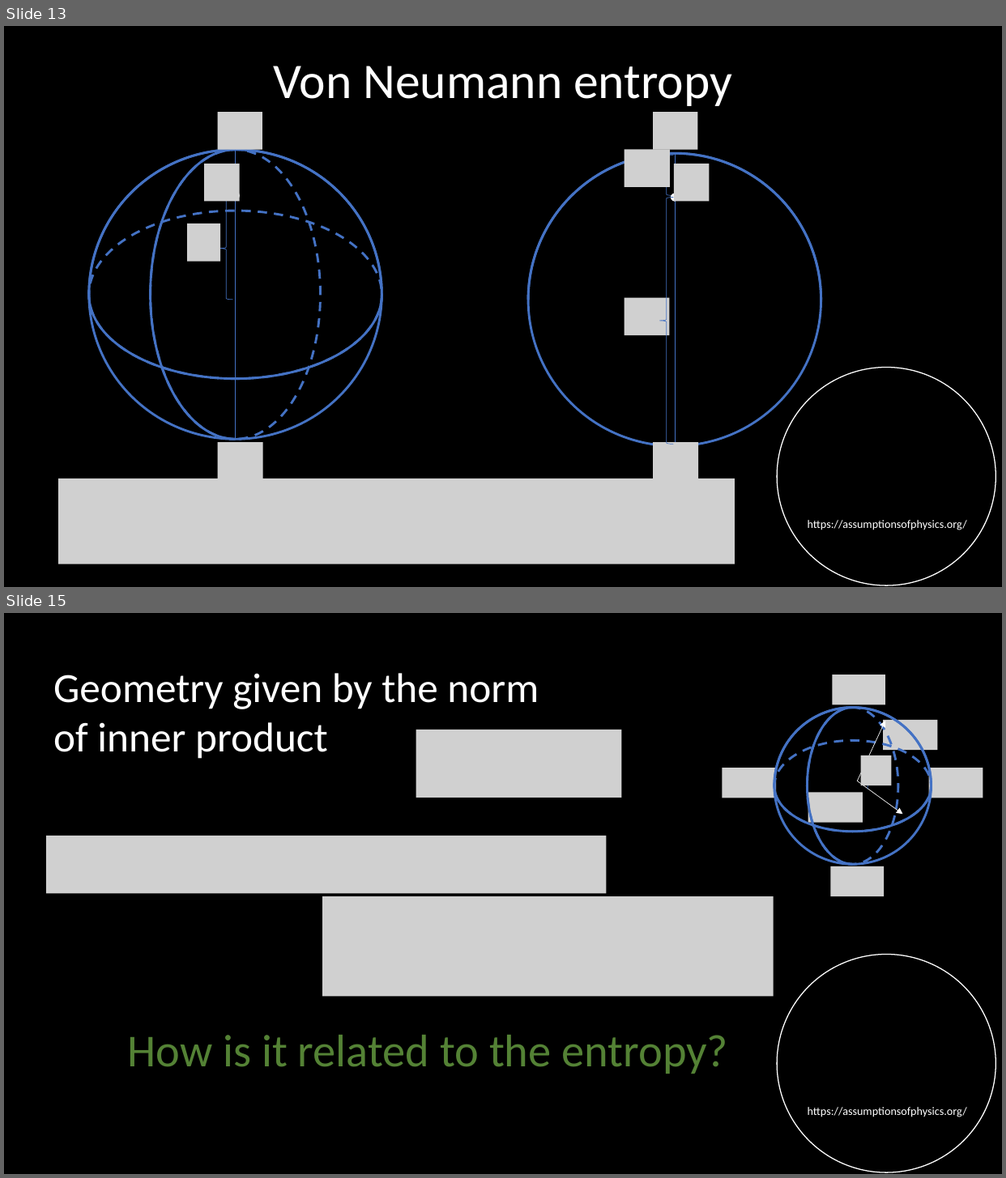
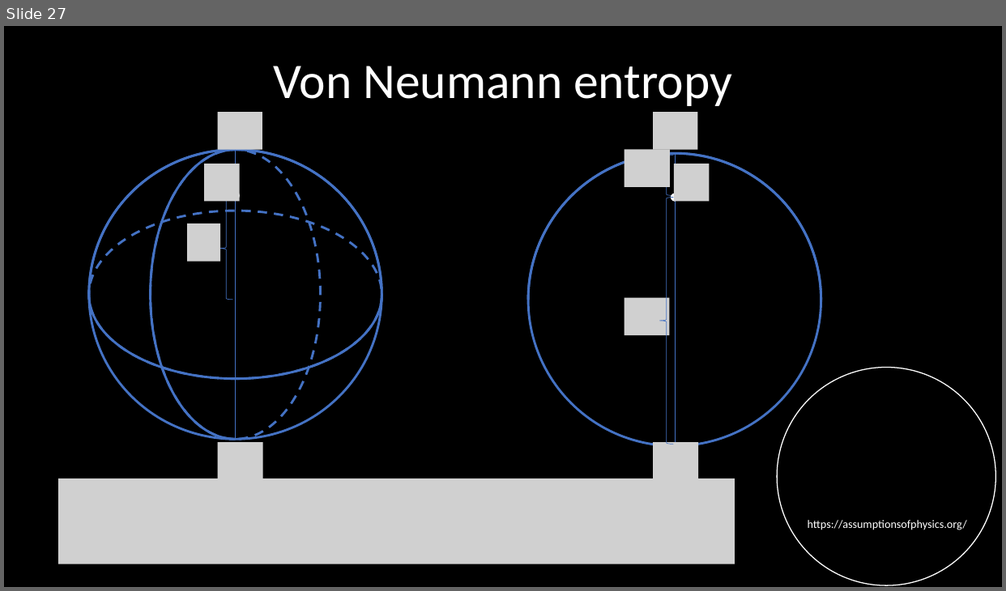
Before and after one commit to assumptionsofphysics/slides, a slide deck: 2026/20260701-BornIsEntropy.pptx. Shown one above the other, each under a label of ours: slides 13 and 15 before the commit, slide 27 after it; the slides between them are not shown. The pictures are 1006x1178 and 1006x591 pixels, drawn with LibreOffice and Linux fonts; fonts in the diff are those of the drawing; grey boxes stand for pictures; background and template pictures are left out. Boxes give left, top, right and bottom in pixels: in the first picture for what was removed or moved away, otherwise in the second. Text is boxed around its words. In the diff, an @@ line names an element or a change of style, - is before the commit and + after.

Commit message:
Updating slides for Born-entropy relationship

```diff
--- a/2026/20260701-BornIsEntropy.pptx
+++ b/2026/20260701-BornIsEntropy.pptx
@@ slide 15 removed at <box>4,613,1002,1174</box>, background #000000; not listed: 2 template elements that a slide beside it also shows @@
@@ text removed at <box>53,673,539,759</box> @@
-Geometry given by the norm
-of inner product
@@ picture removed at <box>415,730,621,798</box> @@
@@ arrow removed from (858, 781) to (886, 721) @@
@@ picture removed at <box>861,756,892,786</box> @@
@@ arc (boxed as its full ellipse) removed at <box>849,766,868,802</box> @@
@@ arrow removed from (858, 781) to (903, 815) @@
@@ group removed at <box>722,675,982,897</box>: 6 pictures, 4 ellipses, 3 freeform shapes @@
@@ picture removed at <box>46,836,606,894</box> @@
@@ picture removed at <box>322,897,773,996</box> @@
@@ text removed at <box>128,1035,728,1074</box> @@
-How is it related to the entropy?
@@ what was slide 13 is now slide 27 @@
```
Also in this commit, not shown: 3 slides changed, 15 slides added, 9 other slides removed.
